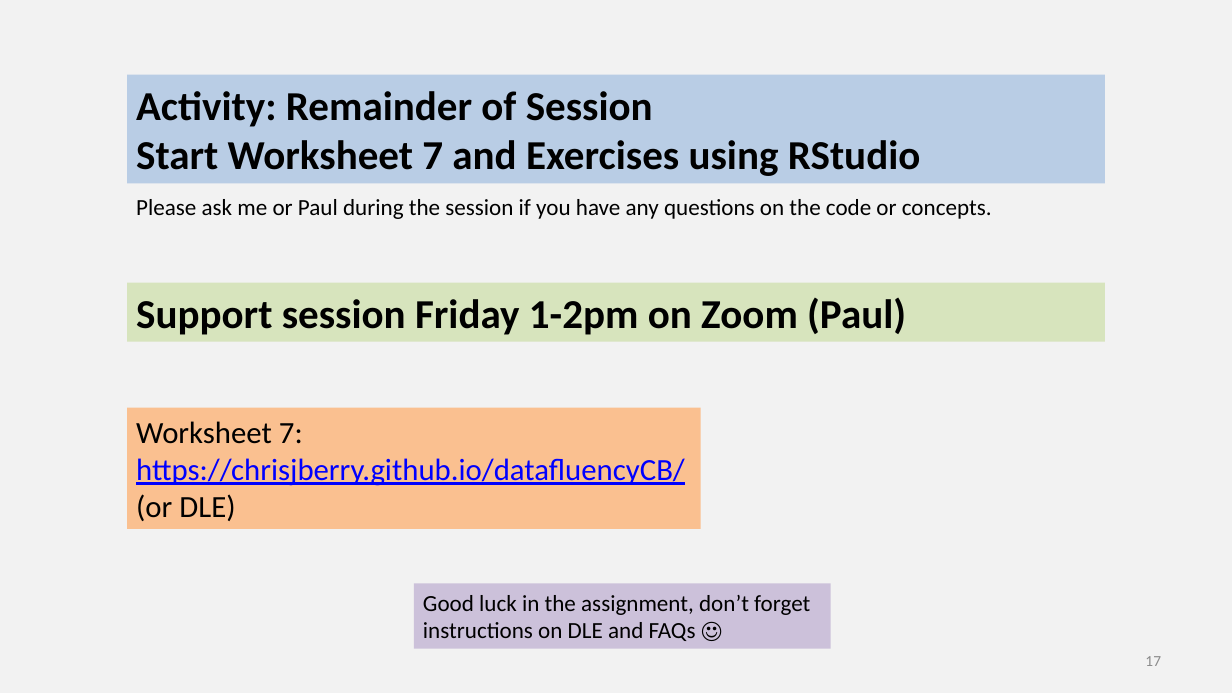
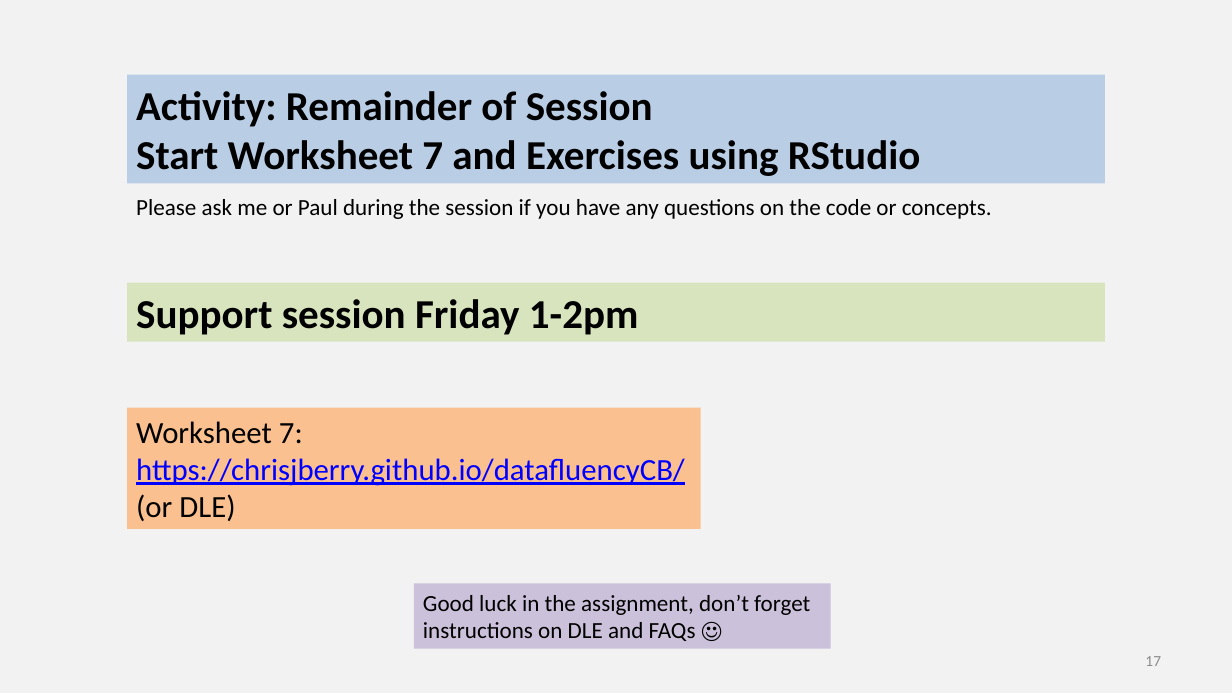
Before and after one commit to chrisjberry/datafluencyCB, a slide deck: slide 17 of docs/slides/PSYC753_L7_PrePostData.pptx. Drawn at 1232x693 pixels with LibreOffice and Linux fonts; fonts in the diff are those of the drawing. Boxes give left, top, right and bottom in pixels: in the first picture for what was removed or moved away, otherwise in the second. Text is boxed around its words. In the diff, an @@ line names an element or a change of style, - is before the commit and + after.

```diff
--- a/docs/slides/PSYC753_L7_PrePostData.pptx
+++ b/docs/slides/PSYC753_L7_PrePostData.pptx
@@ text in rectangle at [136,299,639,335]: text changed @@
-Support session Friday 1-2pm on Zoom (Paul)
+Support session Friday 1-2pm
```
Also in this commit, not shown: 59 other files.
